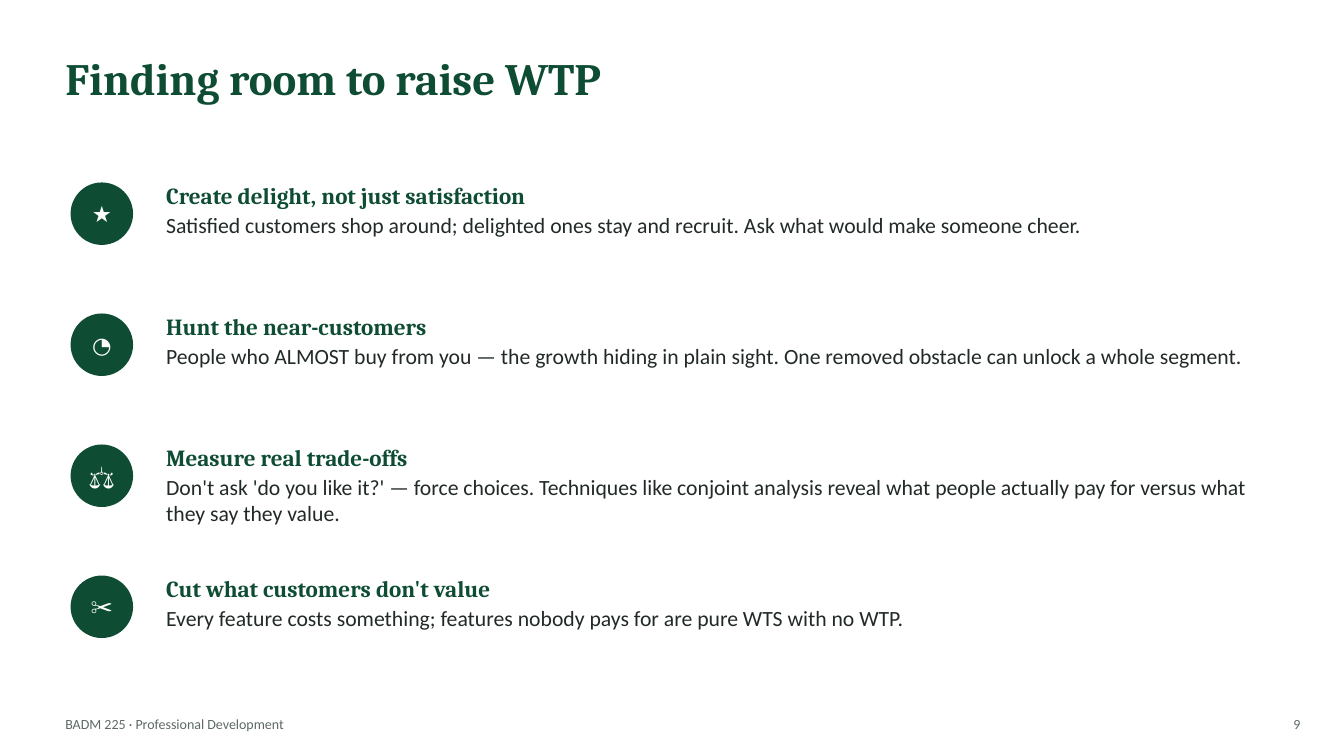
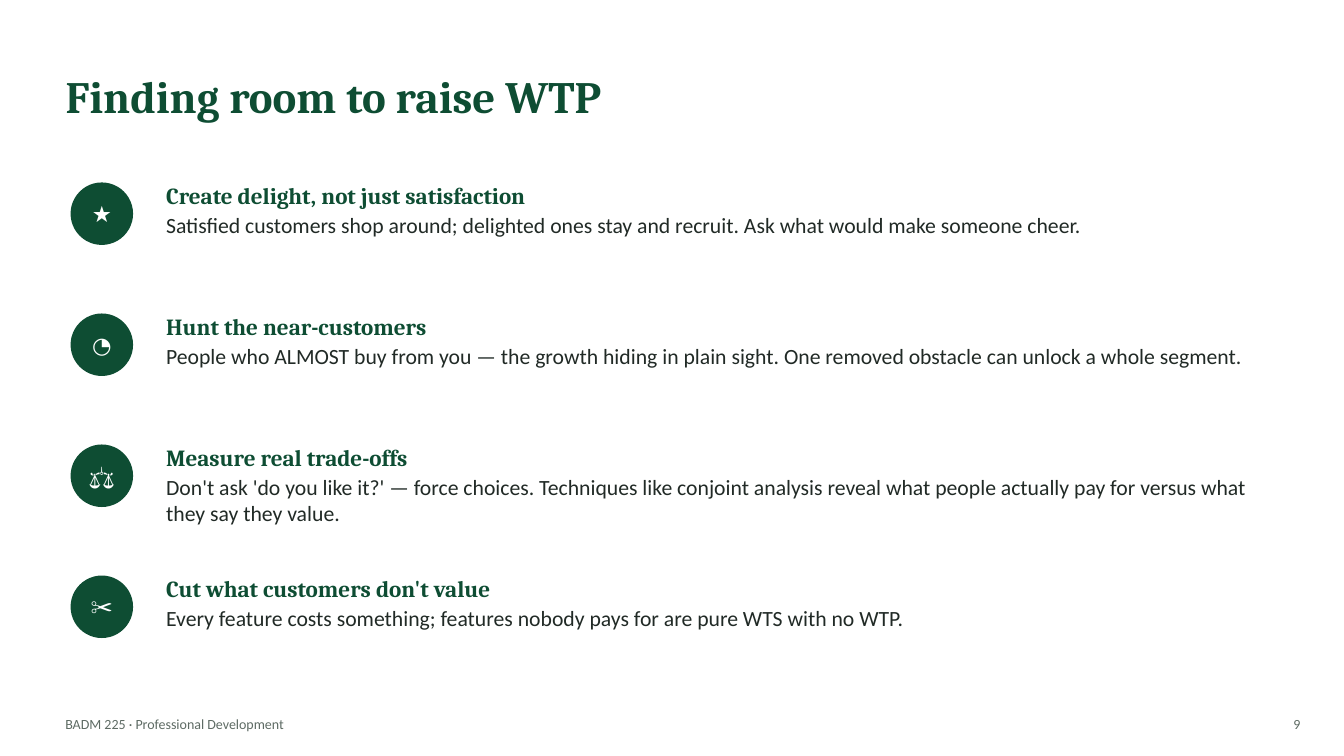
Before and after one commit to dbussan/badm-225, a slide deck: slide 9 of slides/career/business-strategy-essentials.pptx. Drawn at 1344x756 pixels with LibreOffice and Linux fonts; fonts in the diff are those of the drawing. Boxes give left, top, right and bottom in pixels: in the first picture for what was removed or moved away, otherwise in the second. Text is boxed around its words. In the diff, an @@ line names an element or a change of style, - is before the commit and + after.

Commit message:
Accessibility hardening: true title placeholders on all slides, WCAG-passing bullet contrast (5.37:1)

```diff
--- a/slides/career/business-strategy-essentials.pptx
+++ b/slides/career/business-strategy-essentials.pptx
@@ title "Finding room to raise WTP" at (x1=66, y1=82, x2=601, y2=123): vertical alignment top to middle @@
```
Also in this commit, not shown: 19 other slides changed, 3 other files.
